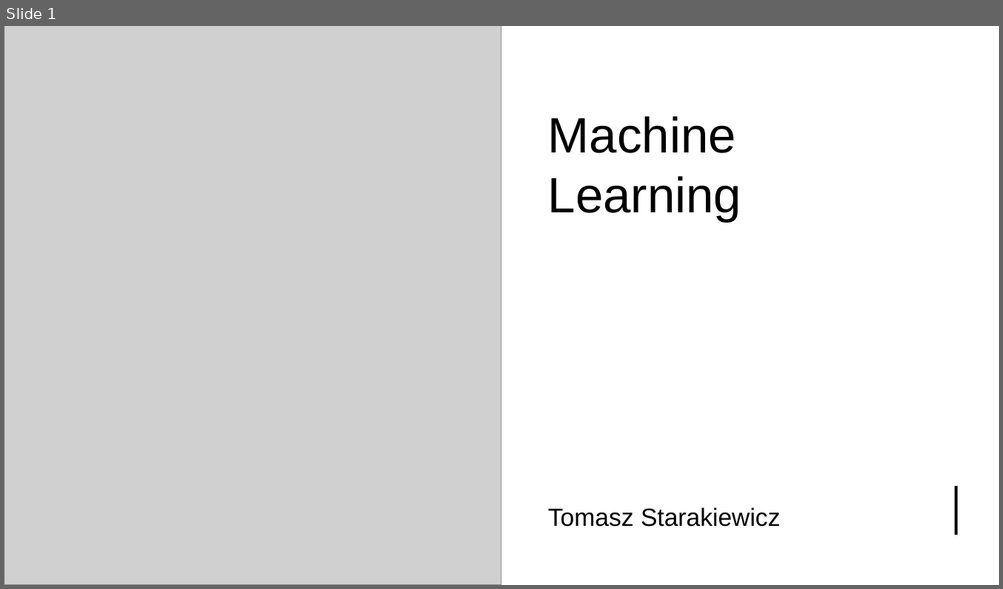
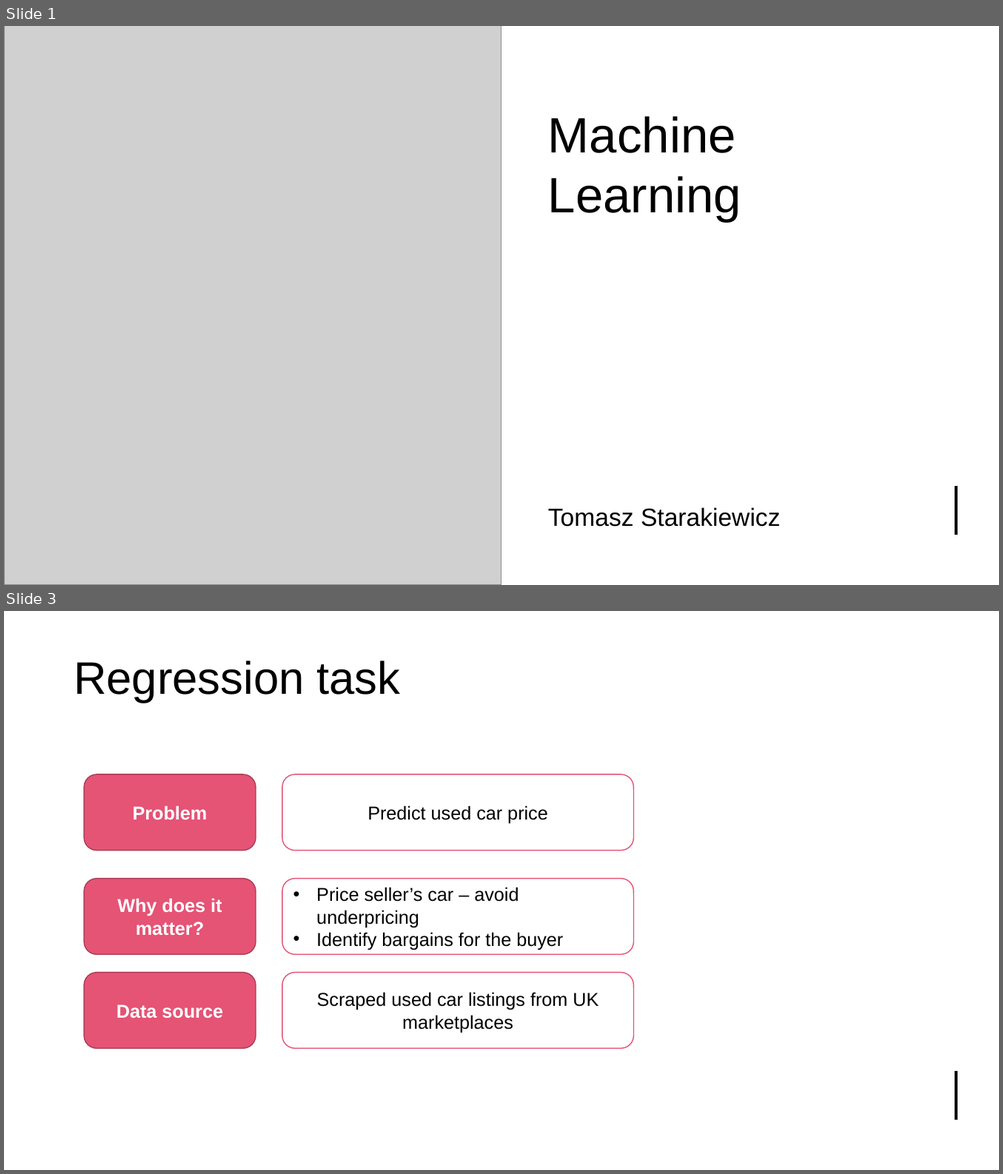
Before and after one commit to tjstarak/DSBA-ML2, a slide deck: slides/ML2_deck.pptx. Shown one above the other, each under a label of ours: slide 1 before the commit, slides 1 and 3 after it; the slides between them are not shown. The pictures are 1003x589 and 1003x1174 pixels, drawn with LibreOffice and Linux fonts; fonts in the diff are those of the drawing; grey boxes stand for pictures. Boxes give left, top, right and bottom in pixels: in the first picture for what was removed or moved away, otherwise in the second. Text is boxed around its words. In the diff, an @@ line names an element or a change of style, - is before the commit and + after.

```diff
--- a/slides/ML2_deck.pptx
+++ b/slides/ML2_deck.pptx
@@ slide 3 added at (4, 611, 999, 1170), background #FFFFFF @@
@@ rectangle added at (4, 611, 999, 1170), fill #FFFFFF @@
@@ rectangle added at (4, 611, 999, 742), fill #FFFFFF @@
@@ title added at (74, 661, 401, 703), 44 pt, text #000000 @@
+Regression task
@@ rounded rectangle added at (84, 775, 256, 851), fill #E55375, outline #A93D57 1 pt, 18 pt, text #FFFFFF, bold @@
+Problem
@@ rounded rectangle added at (282, 775, 634, 851), fill #FFFFFF, outline #E55375 1 pt, 18 pt, text #000000 @@
+Predict used car price
@@ rounded rectangle added at (84, 879, 256, 955), fill #E55375, outline #A93D57 1 pt, 18 pt, text #FFFFFF, bold @@
+Why does it matter?
@@ rounded rectangle added at (282, 879, 634, 955), fill #FFFFFF, outline #E55375 1 pt, 18 pt, text #000000 @@
+• Price seller’s car – avoid underpricing
+• Identify bargains for the buyer
@@ rounded rectangle added at (84, 973, 256, 1049), fill #E55375, outline #A93D57 1 pt, 18 pt, text #FFFFFF, bold @@
+Data source
@@ rounded rectangle added at (282, 973, 634, 1049), fill #FFFFFF, outline #E55375 1 pt, 18 pt, text #000000 @@
+Scraped used car listings from UK marketplaces
@@ line added from (956, 1071) to (956, 1120), #000000 3 pt @@
```
Also in this commit, not shown: 7 other slides added, 1 slide removed.
